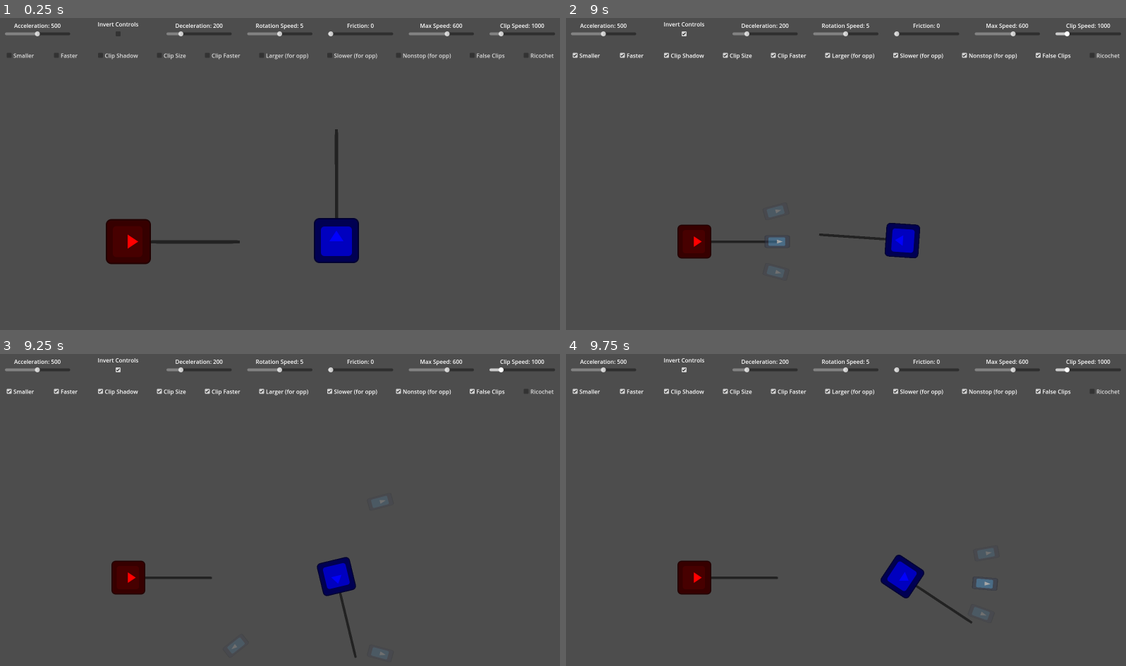
Above: before the commit, frames 1-4 (two rows, left to right).
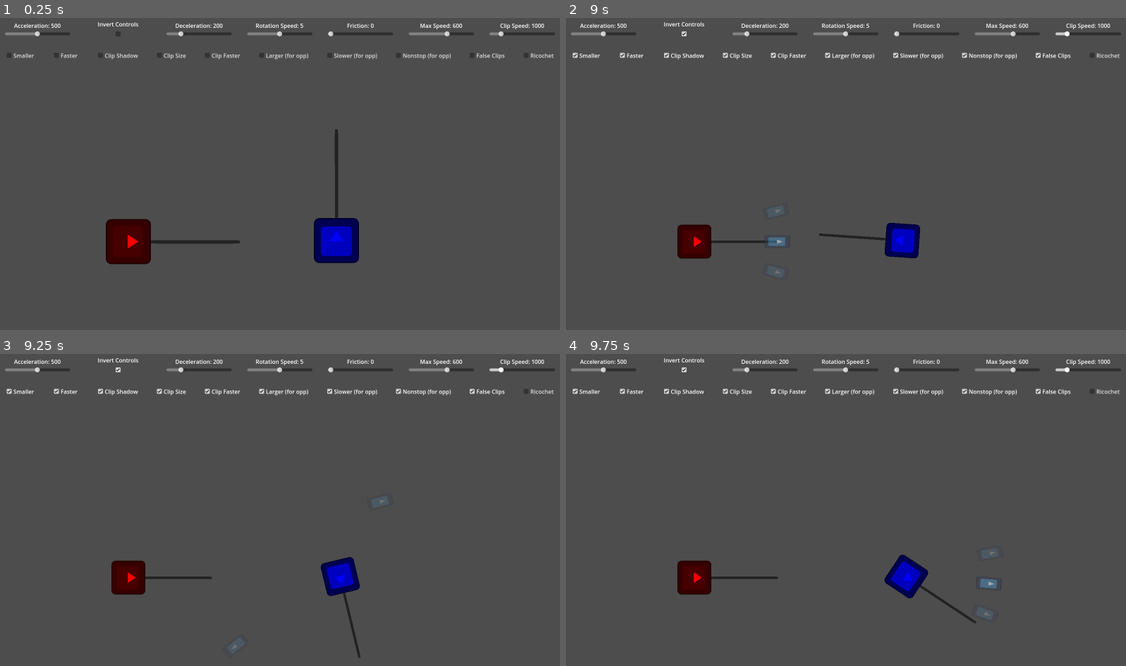
Above: after the commit, the same moments.

Repository: A28R/clipd
Game: Godot game, scene res://demo_world.tscn
Two runs of this game, one before a commit and one after it. Both use one fixed random seed, a clock stepped at 60 frames per second and the inputs below. The engine's default icon, where the game draws it, is replaced by a stand-in: a white triangle on a blue panel in a dark square.
Inputs (mouse positions are in pixels of both pictures, inside the frame that each line leads up to):
- Up to frame 1 (0.25 s): no input
- Up to frame 2 (9 s): click (683, 33) at 0.52 s; click "Smaller" at 1.25 s; click "Faster" at 2 s; click "Clip Shadow" at 2.75 s; click "Clip Size" at 3.5 s; click "Clip Faster" at 4.25 s; click "Larger (for opp)" at 5 s; click "Slower (for opp)" at 5.75 s; click "Nonstop (for opp)" at 6.5 s; click "False Clips" at 7.25 s; click "Ricochet" at 8 s; tap Enter at 8.75 s; move the mouse to (969, 158) at 8.77 s; hold D (move_right) from 8.78 s (still down); tap Up (p2shoot) at 8.85 s
- Up to frame 3 (9.25 s): keep holding D (move_right); tap W (shoot) at 9.05 s
- Up to frame 4 (9.75 s): move the mouse to (734, 525) at 9.52 s; release D (move_right) at 9.53 s; hold A (move_left) from 9.53 s (still down); tap W (shoot) at 9.6 s

Frames 1-2 are identical in both runs. In frame 3, 0.6% of the frame differs, in the area x 56-69%, y 65-98%; in frame 4, 0.7%, in the area x 56-77%, y 63-87%.
Error after the commit: Invalid assignment of property or key 'visible' with value of type 'bool' on a base object of type 'null instance'. (res://scenes/player/Player)

Commit message:
check this code first
Im not sure about this code. Ive tried adding the hit detection and have looked at the masks a layers a bit, but it still acts wonky, so the code def needs to be checked.

Diff:
--- a/Clip'd/Player 2.gd
+++ b/Clip'd/Player 2.gd
@@ -75,10 +75,11 @@
 
 func kill():
 	is_alive = false
+	print("hit2")
 	death()
 
 func death():
-	pass
+	$Sprite.visible = false
 
 
 func show_cards():
@@ -333,3 +334,8 @@
 	else:
 		fc1.queue_free()
 		fc2.queue_free()
+
+# Collisions
+func _on_area_2d_area_entered(area):
+	if area.is_in_group("clip"):
+		kill()
--- a/Clip'd/scenes/player/Player 1.gd
+++ b/Clip'd/scenes/player/Player 1.gd
@@ -1,4 +1,5 @@
 extends CharacterBody2D
+
 
 #Movement Variables (The constant ones, which are used for reverting back to original)
 const init_max_speed := 600.0
@@ -75,10 +76,11 @@
 
 func kill():
 	is_alive = false
+	print("hit1")
 	death()
 
 func death():
-	pass
+	$Sprite.visible = false
 
 
 func show_cards():
@@ -145,6 +147,8 @@
 	maxlabel.text = "Max Speed: "+str(max_speed)
 	clipSpeedlabel.text = "Clip Speed: "+str(clip_speed)
 
+
+	#Collisions
 
 	#POWERUP CONDITIONALS
 
@@ -333,3 +337,8 @@
 	else:
 		fc1.queue_free()
 		fc2.queue_free()
+
+# Collisions
+func _on_area_2d_area_entered(area):
+	if area.is_in_group("clip"):
+		kill()
--- a/Clip'd/scenes/player/clip.tscn
+++ b/Clip'd/scenes/player/clip.tscn
@@ -6,8 +6,11 @@
 [sub_resource type="RectangleShape2D" id="RectangleShape2D_rxy0b"]
 size = Vector2(63, 32)
 
+[sub_resource type="RectangleShape2D" id="RectangleShape2D_sdeud"]
+size = Vector2(63, 32)
+
 [node name="Clip" type="CharacterBody2D"]
-collision_layer = 4
+collision_layer = 5
 collision_mask = 5
 script = ExtResource("1_w0rbx")
 metadata/_edit_group_ = true
@@ -21,8 +24,16 @@
 scale = Vector2(0.25, 0.5)
 texture = ExtResource("2_po124")
 
-[node name="Area2D" type="Area2D" parent="."]
+[node name="Area2D" type="Area2D" parent="." groups=["clip"]]
+collision_layer = 5
+collision_mask = 5
+
+[node name="CollisionShape2D" type="CollisionShape2D" parent="Area2D"]
+position = Vector2(0.5, 0)
+shape = SubResource("RectangleShape2D_sdeud")
 
 [node name="ClipShape" type="CollisionShape2D" parent="Area2D"]
 position = Vector2(0.5, 0)
 shape = SubResource("RectangleShape2D_rxy0b")
+
+[connection signal="area_entered" from="Area2D" to="." method="_on_area_2d_area_entered"]
--- a/Clip'd/scenes/player/player_1.tscn
+++ b/Clip'd/scenes/player/player_1.tscn
@@ -13,6 +13,13 @@
 metadata/_edit_group_ = true
 
 [node name="CollisionShape2D" type="CollisionShape2D" parent="."]
+position = Vector2(-1.5, -1)
+shape = SubResource("RectangleShape2D_54xbv")
+
+[node name="Area2D" type="Area2D" parent="." groups=["player_1"]]
+collision_mask = 5
+
+[node name="CollisionShape2D2" type="CollisionShape2D" parent="Area2D"]
 position = Vector2(-1.5, -1)
 shape = SubResource("RectangleShape2D_54xbv")
 
@@ -38,3 +45,5 @@
 modulate = Color(0, 0, 1, 1)
 rotation = 1.5708
 texture = ExtResource("2_v6vbe")
+
+[connection signal="area_entered" from="Area2D" to="." method="_on_area_2d_area_entered"]
--- a/Clip'd/scenes/player/player_2.tscn
+++ b/Clip'd/scenes/player/player_2.tscn
@@ -10,6 +10,14 @@
 script = ExtResource("1_qo80x")
 
 [node name="CollisionShape2D" type="CollisionShape2D" parent="."]
+position = Vector2(-1.5, -1)
+shape = SubResource("RectangleShape2D_gjplf")
+
+[node name="Area2D" type="Area2D" parent="." groups=["player_2"]]
+position = Vector2(0, -1)
+collision_mask = 5
+
+[node name="CollisionShape2D2" type="CollisionShape2D" parent="Area2D"]
 position = Vector2(-1.5, -1)
 shape = SubResource("RectangleShape2D_gjplf")
 
Not shown: 1 places in Clip'd/scenes/player/clip.tscn that only renumber resources
